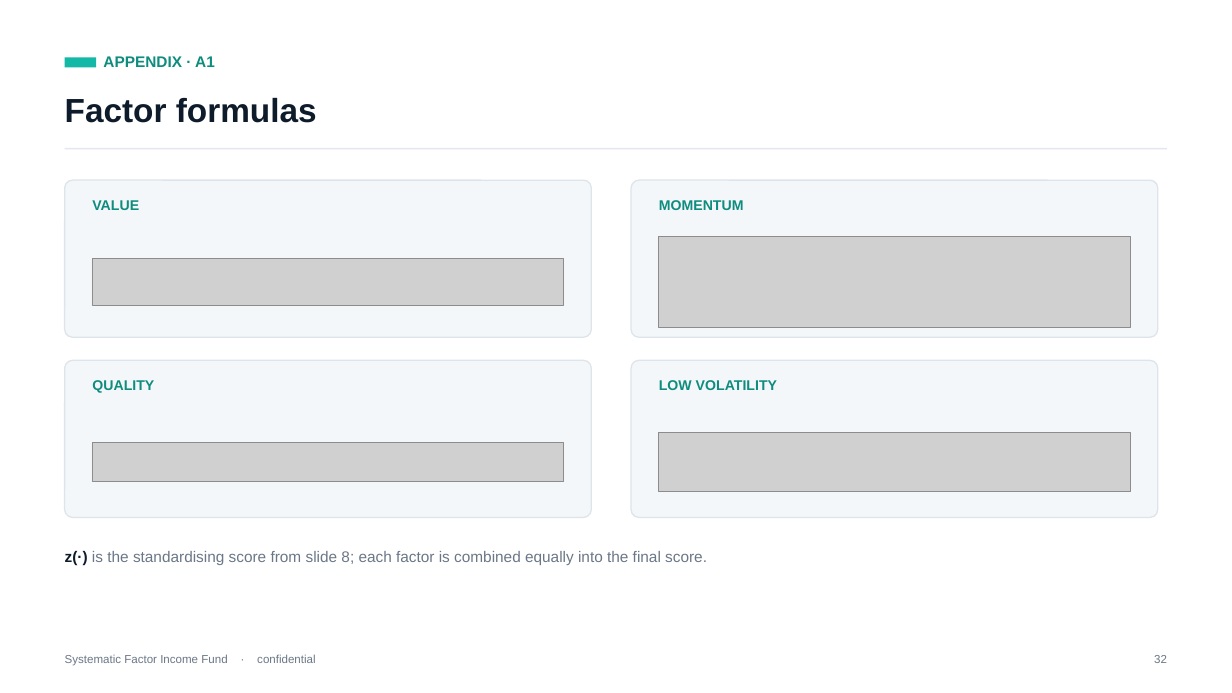
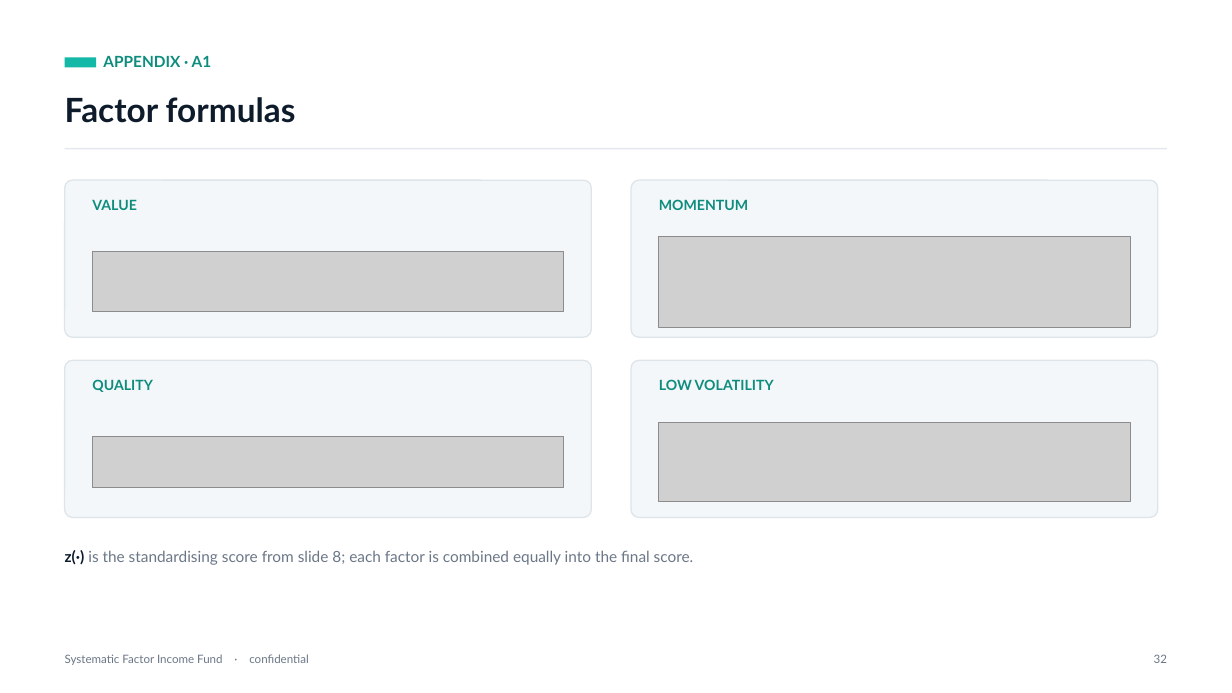
Before and after one commit to diegogomezpy/Portfolio_Algo_Trader, a slide deck: slide 43 of presentation/Systematic-Factor-Income-Fund.pptx. Drawn at 1232x693 pixels with LibreOffice and Linux fonts; fonts in the diff are those of the drawing; grey boxes stand for pictures. Boxes give left, top, right and bottom in pixels: in the first picture for what was removed or moved away, otherwise in the second. Text is boxed around its words. In the diff, an @@ line names an element or a change of style, - is before the commit and + after.

```diff
--- a/presentation/Systematic-Factor-Income-Fund.pptx
+++ b/presentation/Systematic-Factor-Income-Fund.pptx
@@ picture: place and size @@
-picture at box(92, 259, 564, 306)
+picture at box(92, 252, 564, 312)
@@ picture: place and size @@
-picture at box(92, 442, 564, 482)
+picture at box(92, 436, 564, 487)
@@ picture: place and size @@
-picture at box(659, 433, 1130, 491)
+picture at box(659, 423, 1130, 502)
@@ font Arial to Lato in 8 elements at box(103, 56, 212, 67), box(65, 97, 296, 123), box(92, 199, 137, 210), box(659, 199, 748, 210), box(92, 379, 153, 392), box(659, 379, 774, 390), box(65, 550, 694, 565), box(65, 654, 308, 665) @@
```
Also in this commit, not shown: 47 other slides changed, 1 other file.
